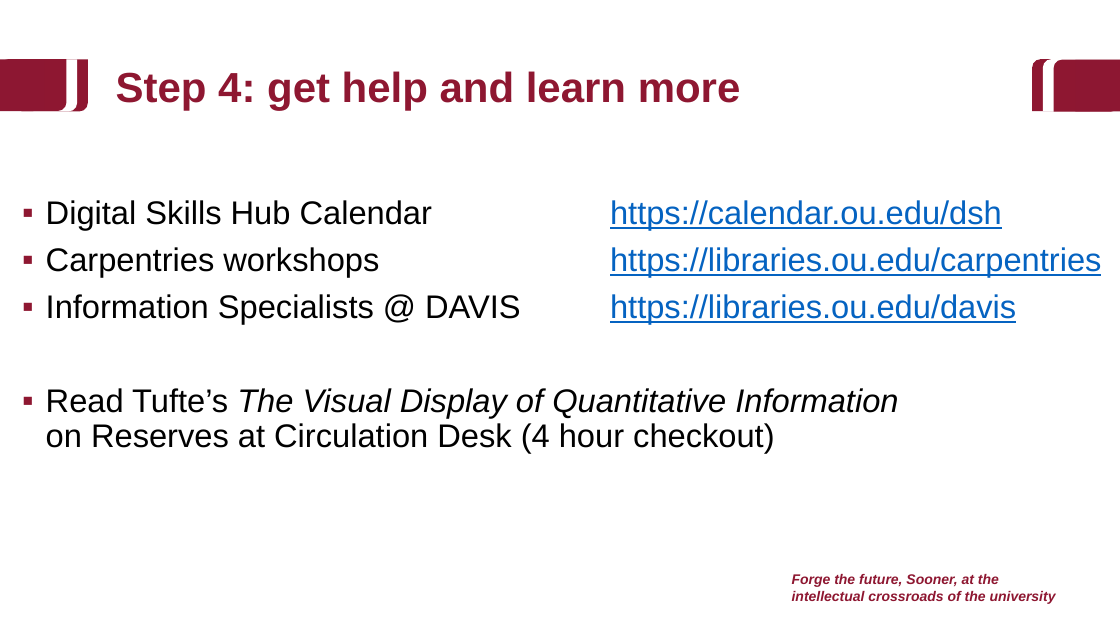
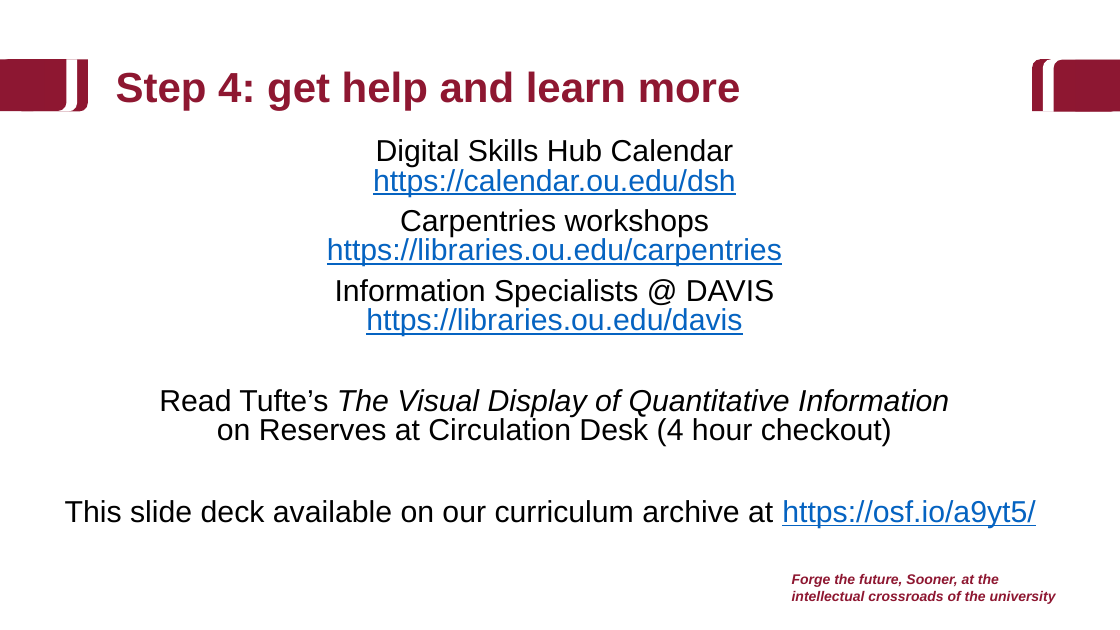
Before and after one commit to baeolophus/2025_data_viz_research, a slide deck: slide 48 of activities.pptx (slide 45 before the commit). Drawn at 1120x630 pixels with LibreOffice and Linux fonts; fonts in the diff are those of the drawing; background and template pictures are left out. Boxes give left, top, right and bottom in pixels: in the first picture for what was removed or moved away, otherwise in the second. Text is boxed around its words. In the diff, an @@ line names an element or a change of style, - is before the commit and + after.

```diff
--- a/activities.pptx
+++ b/activities.pptx
@@ text "Digital Skills Hub Calendar https://calendar.ou.edu/dsh": place and size @@
-text "Digital Skills Hub Calendar https://calendar.ou.edu/dsh" at (46,200,1101,453)
+text "Digital Skills Hub Calendar https://calendar.ou.edu/dsh" at (65,139,1035,528)
@@ text at (159,139,949,447): size 28 to 25.9 pt in "Digital Skills Hub Calendar https://calendar.ou.edu/dsh", "Carpentries workshops https://libraries.ou.edu/carpentries", "Information Specialists @ DAVIS https://libraries.ou.edu/dav ...", "Read Tufte’s The Visual Display of Quantitative ..."; alignment left to centre; bullet ▪ to none; line spacing 0.9 to 0.8 @@
@@ text at (65,500,1035,528): paragraph added @@
+This slide deck available on our curriculum archive at https://osf.io/a9yt5/
```
Also in this commit, not shown: 18 other slides changed, 5 slides added, 2 slides removed.
